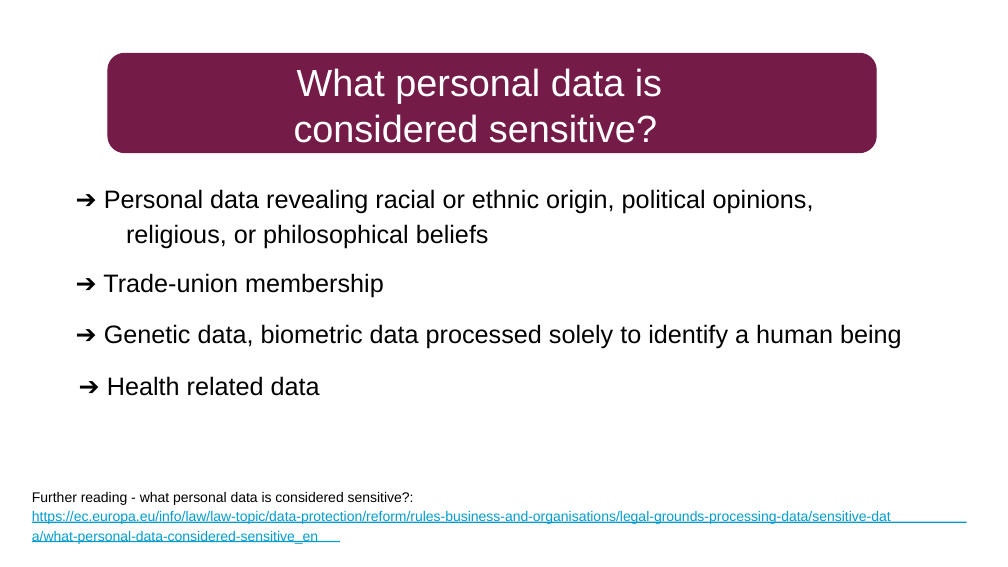
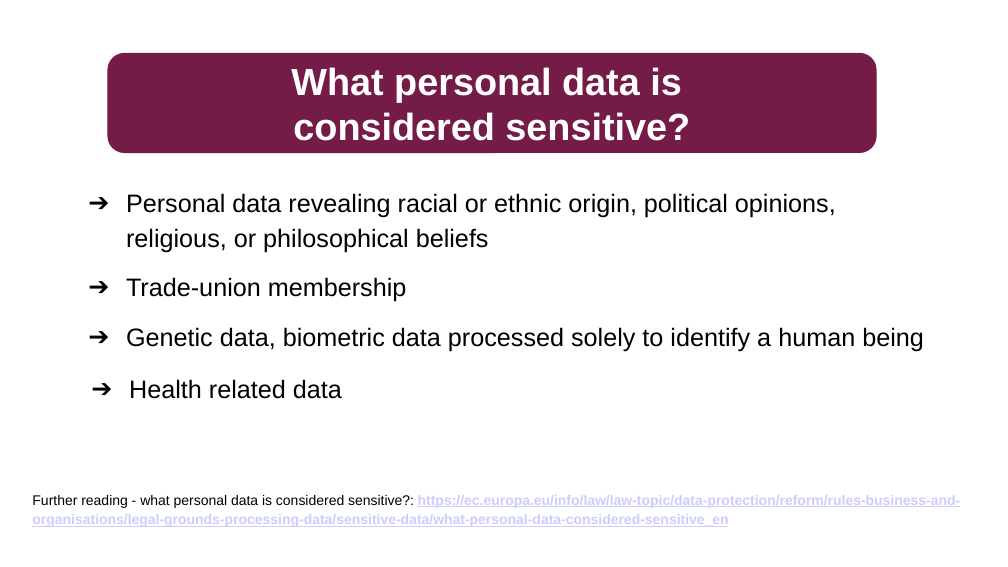
Before and after one commit to ELIXIR-Norway-Training/DMP-writing-workshop, a slide deck: slide 15 of 04_GDPR.odp (slide 14 before the commit). Drawn at 1008x567 pixels with LibreOffice and Linux fonts; fonts in the diff are those of the drawing. Boxes give left, top, right and bottom in pixels: in the first picture for what was removed or moved away, otherwise in the second. Text is boxed around its words. In the diff, an @@ line names an element or a change of style, - is before the commit and + after.

```diff
--- a/04_GDPR.odp
+++ b/04_GDPR.odp
@@ rounded rectangle "What personal data is considered ...": place and size @@
-rounded rectangle "What personal data is considered ..." at [297, 68, 662, 104]
+rounded rectangle "What personal data is considered ..." at [108, 53, 876, 152]
@@ rounded rectangle "What personal data is considered ..." at [108, 53, 876, 152]: vertical alignment top to middle; fill none to #741B47; outline none to #741B47 0.74 pt @@
@@ freeform shape removed at [108, 53, 876, 152] @@
@@ freeform shape removed at [108, 53, 876, 152] @@
@@ text in rounded rectangle at [291, 67, 690, 141]: text changed; bold on @@
-What personal data is
+What personal data is
+considered sensitive?
@@ text removed at [294, 114, 657, 143] @@
-considered sensitive?
@@ text at [126, 193, 836, 253]: text changed @@
-➔ Personal data revealing racial or ethnic origin, political opinions,
+➔ Personal data revealing racial or ethnic origin, political opinions,
+  religious, or philosophical beliefs
@@ text removed at [126, 224, 489, 249] @@
-religious, or philosophical beliefs
@@ text at [126, 277, 407, 302]: text changed @@
-➔ Trade-union membership
+➔ Trade-union membership
@@ text at [126, 327, 924, 352]: text changed @@
-➔ Genetic data, biometric data processed solely to identify a human being
+➔ Genetic data, biometric data processed solely to identify a human being
@@ text at [129, 379, 342, 399]: text changed @@
-➔ Health related data
+➔ Health related data
@@ text at [32, 495, 961, 527]: text changed; text colour #049CCF to #CCCCFF; bold on @@
-https://ec.europa.eu/info/law/law-topic/data-protection/reform/rules-business-and-organisations/legal-grounds-processing-data/sensitive-dat
+Further reading - what personal data is considered sensitive?: https://ec.europa.eu/info/law/law-topic/data-protection/reform/rules-business-and-organisations/legal-grounds-processing-data/sensitive-data/what-personal-data-considered-sensitive_en
@@ text removed at [32, 492, 414, 505] @@
-Further reading - what personal data is considered sensitive?:
@@ freeform shape removed at [32, 522, 967, 523] @@
@@ text removed at [32, 531, 318, 544] @@
-a/what-personal-data-considered-sensitive_en
@@ freeform shape removed at [32, 541, 341, 542] @@
```
Also in this commit, not shown: 49 other slides changed, 2 slides added, 1 slide removed, 19 other files.
